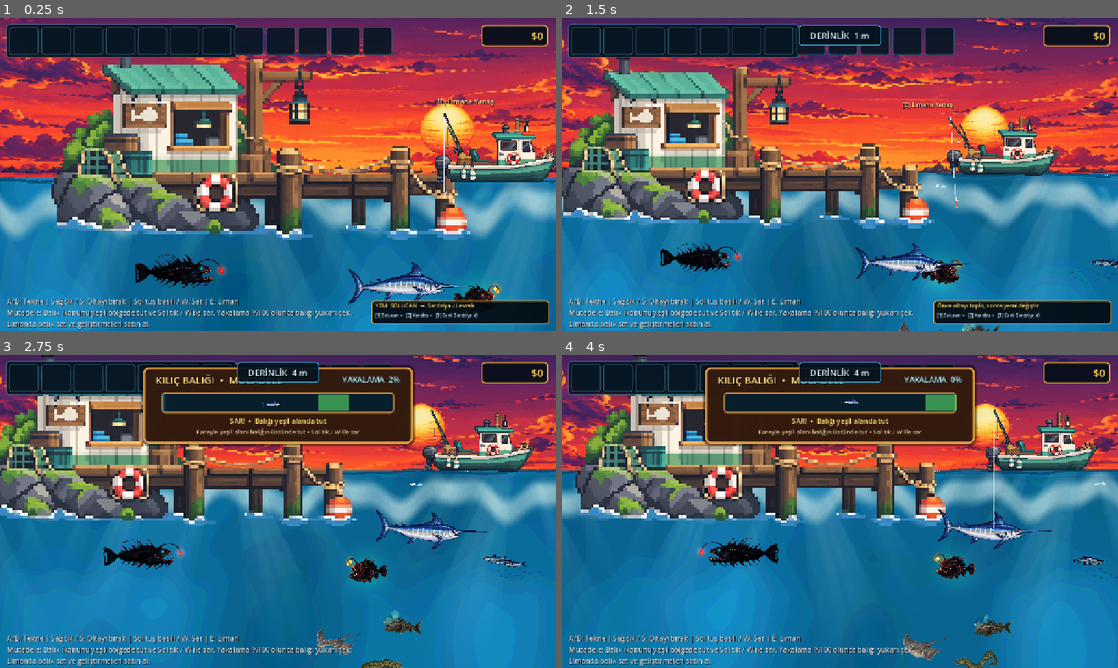
Above: before the commit, frames 1-4 (two rows, left to right).
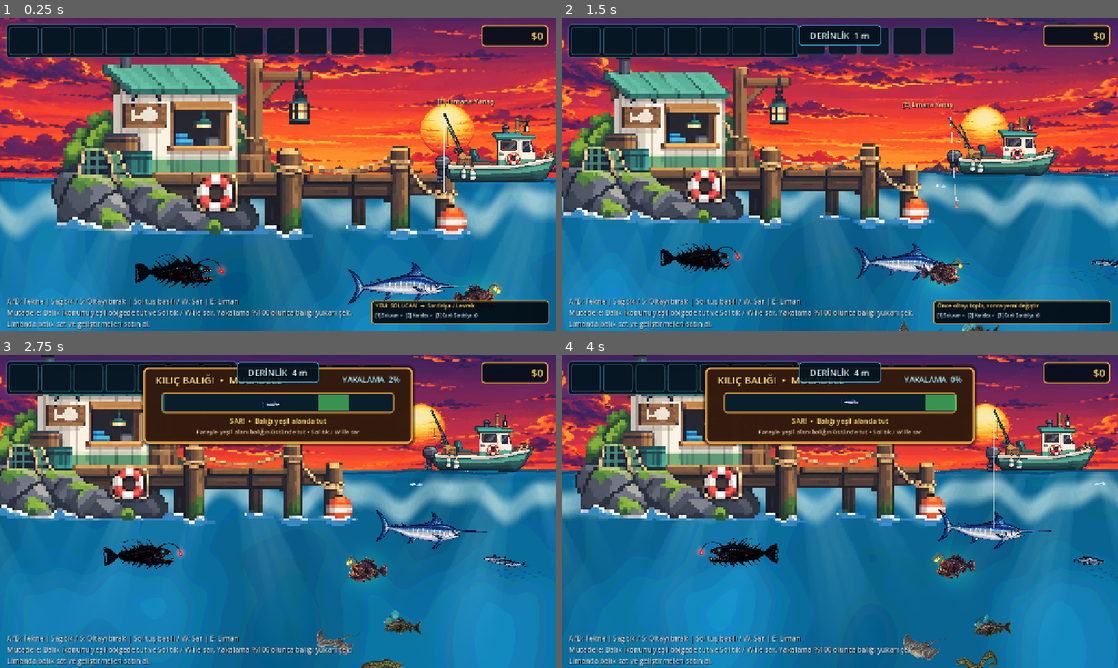
Above: after the commit, the same moments.

Repository: mirackayademir/TinyFisher
Game: Godot game, scene res://scenes/world.tscn
Two runs of this game, one before a commit and one after it. Both use one fixed random seed, a clock stepped at 60 frames per second and the inputs below.
Inputs (mouse positions are in pixels of both pictures, inside the frame that each line leads up to):
- Up to frame 1 (0.25 s): no input
- Up to frame 2 (1.5 s): tap Enter at 0.5 s; move the mouse to (962, 158) at 0.52 s; hold D (move_right) 0.53-1.28 s; tap E (dock) at 0.6 s; click (962, 158) at 0.67 s; move the mouse to (728, 190) at 1.27 s; hold S from 1.28 s (still down); tap 1 at 1.35 s
- Up to frame 3 (2.75 s): move the mouse to (333, 442) at 2.02 s; release S at 2.03 s; hold D (move_right) from 2.03 s (still down); tap 2 at 2.1 s
- Up to frame 4 (4 s): move the mouse to (812, 574) at 2.77 s; release D (move_right) at 2.78 s; hold W 2.78-3.53 s; tap 3 at 2.85 s; click (812, 574) at 2.92 s; move the mouse to (1006, 558) at 3.52 s; hold A (move_left) from 3.53 s (still down); tap E (dock) at 3.6 s

The runs differ from the first frame. In frame 1, 0.2% of the frame differs, in the area x 81-90%, y 84-91%; in frame 2, 0.3%; in frame 3, 0.3%; in frame 4, 0.3%, in the area x 66-75%, y 62-72%.

Commit message:
feat: add articulated anglerfish animation

Diff:
--- a/scenes/fish.gd
+++ b/scenes/fish.gd
@@ -64,6 +64,7 @@
 var rig_sea_devil_mesh: MeshInstance2D
 var rig_shark_mesh: MeshInstance2D
 var rig_shark_gills: Array[Line2D] = []
+var rig_angler_mesh: MeshInstance2D
 var rig_swordfish_mesh: MeshInstance2D
 var rig_swordfish_gills: Array[Line2D] = []
 var rig_sea_glow_1: Polygon2D
@@ -597,7 +598,7 @@
 	var vertical_error: float = behavior_vertical_target - behavior_vertical_offset
 	var motion_pitch: float = deg_to_rad(clampf(vertical_error * 0.045, -4.5, 4.5))
 	var wave_rotation: float = deg_to_rad(wave * swim_wave_angle * 0.34)
-	var exact_art: bool = FishCatalog.is_wave_1_species(fish_type) or fish_type in ["Köpekbalığı", "Kılıç Balığı"]
+	var exact_art: bool = FishCatalog.is_wave_1_species(fish_type) or fish_type in ["Köpekbalığı", "Kılıç Balığı", "Fener Balığı"]
 
 	# Onayli 5 raster balikta resmi bukup karartma: kaynak goruntu birebir kalsin.
 	if exact_art:
@@ -696,6 +697,7 @@
 	rig_sea_devil_mesh = null
 	rig_shark_mesh = null
 	rig_shark_gills.clear()
+	rig_angler_mesh = null
 	rig_swordfish_mesh = null
 	rig_swordfish_gills.clear()
 	rig_sea_glow_1 = null
@@ -706,7 +708,7 @@
 	rig_time = 0.0
 
 	# Wave-1 animasyonlarını tek tek ekliyoruz.
-	if fish_type not in ["Barakuda", "Müren", "Vatoz", "Deniz Şeytanı", "Kalamar", "Köpekbalığı", "Kılıç Balığı"] or fish_sprite.texture == null:
+	if fish_type not in ["Barakuda", "Müren", "Vatoz", "Deniz Şeytanı", "Kalamar", "Köpekbalığı", "Kılıç Balığı", "Fener Balığı"] or fish_sprite.texture == null:
 		return
 
 	rig_texture_size = fish_sprite.texture.get_size()
@@ -718,7 +720,11 @@
 	articulated_rig.z_index = fish_sprite.z_index
 	add_child(articulated_rig)
 
-	if fish_type == "Barakuda":
+	if fish_type == "Fener Balığı":
+		# Fener balığı hızlı yüzmez; ağır gövdeyi küçük kuyruk vuruşları taşır.
+		# Tek parça mesh üzerinde kuyruk, yüzgeçler, çene ve fener ayrı maskelerle hareket eder.
+		rig_angler_mesh = _create_anglerfish_swim_mesh()
+	elif fish_type == "Barakuda":
 		# Barakuda: baş stabil, kuyrukta güçlü itiş.
 		rig_tail = _create_rig_region("TailFin", 0.00, 0.28, 0.25, 1)
 		rig_rear_body = _create_rig_region("RearBody", 0.20, 0.53, 0.49, 2)
@@ -913,6 +919,133 @@
 
 
 
+
+func _create_anglerfish_swim_mesh() -> MeshInstance2D:
+	var mesh_instance := MeshInstance2D.new()
+	mesh_instance.name = "AnglerfishContinuousSwimMesh"
+	mesh_instance.z_index = 4
+	articulated_rig.add_child(mesh_instance)
+
+	# Sık grid, tek raster görseli koparmadan bölgesel deformasyon yapar.
+	# Kaynak görsel sağa bakıyor: UV.x=0 kuyruk, UV.x=1 kafa/fener.
+	var columns: int = 64
+	var rows: int = 12
+	var vertices := PackedVector2Array()
+	var uvs := PackedVector2Array()
+	var indices := PackedInt32Array()
+
+	for y_index in range(rows + 1):
+		var v: float = float(y_index) / float(rows)
+		var local_y: float = (v - 0.5) * rig_texture_size.y
+		for x_index in range(columns + 1):
+			var u: float = float(x_index) / float(columns)
+			var local_x: float = (u - 0.5) * rig_texture_size.x
+			vertices.append(Vector2(local_x, local_y))
+			uvs.append(Vector2(u, v))
+
+	for y_index in range(rows):
+		for x_index in range(columns):
+			var row_width: int = columns + 1
+			var a: int = y_index * row_width + x_index
+			var b: int = a + 1
+			var c_index: int = a + row_width
+			var d: int = c_index + 1
+			indices.append(a)
+			indices.append(c_index)
+			indices.append(b)
+			indices.append(b)
+			indices.append(c_index)
+			indices.append(d)
+
+	var arrays: Array = []
+	arrays.resize(Mesh.ARRAY_MAX)
+	arrays[Mesh.ARRAY_VERTEX] = vertices
+	arrays[Mesh.ARRAY_TEX_UV] = uvs
+	arrays[Mesh.ARRAY_INDEX] = indices
+
+	var mesh := ArrayMesh.new()
+	mesh.add_surface_from_arrays(Mesh.PRIMITIVE_TRIANGLES, arrays)
+	mesh_instance.mesh = mesh
+
+	var shader := Shader.new()
+	shader.code = """
+shader_type canvas_item;
+render_mode unshaded;
+
+uniform sampler2D fish_texture : source_color, filter_nearest;
+uniform float swim_phase = 0.0;
+uniform float tail_amplitude = 5.0;
+uniform float body_amplitude = 1.6;
+uniform float fin_amplitude = 2.2;
+uniform float jaw_open = 1.0;
+uniform float lure_sway = 3.0;
+uniform float lure_bob = 2.0;
+
+void vertex() {
+	float u = UV.x;
+	float v = UV.y;
+
+	// Ağır gövde: hareket kuyruğa doğru büyür, kafa neredeyse sabit kalır.
+	float tail_mask = 1.0 - smoothstep(0.25, 0.47, u);
+	float rear_mask = smoothstep(0.18, 0.34, u) * (1.0 - smoothstep(0.58, 0.73, u));
+	float core_mask = smoothstep(0.38, 0.54, u) * (1.0 - smoothstep(0.72, 0.84, u));
+
+	float tail_wave = sin(swim_phase + u * 6.15);
+	float rear_wave = sin(swim_phase + 0.72 + u * 4.20);
+	float core_wave = sin(swim_phase + 1.12 + u * 2.55);
+
+	VERTEX.y += tail_wave * tail_amplitude * tail_mask;
+	VERTEX.y += rear_wave * body_amplitude * rear_mask;
+	VERTEX.y += core_wave * body_amplitude * 0.36 * core_mask;
+	VERTEX.x += cos(swim_phase * 0.82 + u * 4.0) * tail_amplitude * 0.032 * (tail_mask + rear_mask * 0.45);
+
+	// Pektoral/dorsal yüzgeç bölgeleri gövdeden farklı fazda, kürek çeker gibi çalışır.
+	float mid_x = smoothstep(0.34, 0.48, u) * (1.0 - smoothstep(0.69, 0.82, u));
+	float upper_fin = mid_x * (1.0 - smoothstep(0.18, 0.46, v)) * smoothstep(0.05, 0.18, v);
+	float lower_fin = mid_x * smoothstep(0.55, 0.69, v) * (1.0 - smoothstep(0.91, 0.98, v));
+	float fin_wave_a = sin(swim_phase * 0.63 + 0.55);
+	float fin_wave_b = sin(swim_phase * 0.63 + 2.55);
+	VERTEX.y += upper_fin * fin_wave_a * fin_amplitude;
+	VERTEX.y += lower_fin * fin_wave_b * fin_amplitude;
+	VERTEX.x += (upper_fin - lower_fin) * cos(swim_phase * 0.47) * fin_amplitude * 0.22;
+
+	// Alt çene, nefes ve saldırı sırasında baştan bağımsız aşağı doğru açılır.
+	float jaw_x = smoothstep(0.66, 0.77, u) * (1.0 - smoothstep(0.93, 0.995, u));
+	float jaw_y = smoothstep(0.51, 0.62, v) * (1.0 - smoothstep(0.90, 0.98, v));
+	float jaw_mask = jaw_x * jaw_y;
+	float jaw_arm = clamp((u - 0.66) / 0.28, 0.0, 1.0);
+	VERTEX.y += jaw_mask * jaw_open * jaw_arm;
+
+	// Fener/anten baştan bağımsız gecikmeli sallanır.
+	// Mevcut glow konumu u~0.895, v~0.215 olduğu için maske bu bölgeye odaklanır.
+	float lure_x = smoothstep(0.69, 0.78, u) * (1.0 - smoothstep(0.985, 1.0, u));
+	float lure_y = 1.0 - smoothstep(0.30, 0.44, v);
+	float lure_mask = lure_x * lure_y;
+	float lure_tip = smoothstep(0.78, 0.91, u);
+	VERTEX.x += lure_mask * sin(swim_phase * 0.42 + 0.9) * lure_sway * (0.35 + lure_tip * 0.65);
+	VERTEX.y += lure_mask * sin(swim_phase * 0.58 + 1.8) * lure_bob * (0.45 + lure_tip * 0.55);
+}
+
+void fragment() {
+	vec4 tex = texture(fish_texture, UV);
+	COLOR = tex * COLOR;
+}
+"""
+
+	var material := ShaderMaterial.new()
+	material.shader = shader
+	material.set_shader_parameter("fish_texture", fish_sprite.texture)
+	material.set_shader_parameter("swim_phase", 0.0)
+	material.set_shader_parameter("tail_amplitude", rig_texture_size.y * 0.032)
+	material.set_shader_parameter("body_amplitude", rig_texture_size.y * 0.010)
+	material.set_shader_parameter("fin_amplitude", rig_texture_size.y * 0.018)
+	material.set_shader_parameter("jaw_open", rig_texture_size.y * 0.008)
+	material.set_shader_parameter("lure_sway", rig_texture_size.x * 0.012)
+	material.set_shader_parameter("lure_bob", rig_texture_size.y * 0.022)
+	mesh_instance.material = material
+	return mesh_instance
+
+
 func _create_swordfish_swim_mesh() -> MeshInstance2D:
 	var mesh_instance := MeshInstance2D.new()
 	mesh_instance.name = "SwordfishContinuousSwimMesh"
@@ -1701,6 +1834,8 @@
 		return
 
 	match fish_type:
+		"Fener Balığı":
+			_update_anglerfish_rig(delta, speed_ratio)
 		"Barakuda":
 			_update_barracuda_rig(delta, speed_ratio)
 		"Müren":
@@ -1719,6 +1854,58 @@
 
 
 
+
+func _update_anglerfish_rig(delta: float, speed_ratio: float) -> void:
+	if rig_angler_mesh == null:
+		return
+
+	var speed_factor: float = clampf(speed_ratio, 0.22, 2.35)
+	var normalized_speed: float = clampf((speed_factor - 0.22) / 2.13, 0.0, 1.0)
+	rig_time += delta
+
+	# Fener balığı enerji tasarruflu ve ağır görünür:
+	# kuyruk seyrek vurur, yüzgeçler gövdeyi dengeler, kafa sabit kalır.
+	var phase_rate: float = lerpf(1.55, 2.65, normalized_speed)
+	if was_dashing:
+		phase_rate *= 1.34
+	var phase: float = rig_time * phase_rate + swim_phase
+
+	var breath: float = (sin(rig_time * 0.92 + swim_phase) + 1.0) * 0.5
+	var fin_breath: float = (sin(rig_time * 0.72 + swim_phase + 0.8) + 1.0) * 0.5
+
+	var angler_material: ShaderMaterial = rig_angler_mesh.material as ShaderMaterial
+	if angler_material != null:
+		var tail_amp: float = rig_texture_size.y * lerpf(0.026, 0.048, normalized_speed)
+		var body_amp: float = rig_texture_size.y * lerpf(0.006, 0.013, normalized_speed)
+		var fin_amp: float = rig_texture_size.y * lerpf(0.014, 0.024, fin_breath)
+		var jaw_amount: float = rig_texture_size.y * lerpf(0.004, 0.012, breath)
+		var lure_amount_x: float = rig_texture_size.x * 0.012
+		var lure_amount_y: float = rig_texture_size.y * 0.021
+
+		if was_dashing:
+			# Yeme saldırırken kısa süreli güçlü itiş; fener geriden savrulur, ağız daha çok açılır.
+			tail_amp *= 1.55
+			body_amp *= 1.28
+			fin_amp *= 1.20
+			jaw_amount += rig_texture_size.y * 0.028
+			lure_amount_x *= 1.45
+			lure_amount_y *= 1.34
+
+		angler_material.set_shader_parameter("swim_phase", phase)
+		angler_material.set_shader_parameter("tail_amplitude", tail_amp)
+		angler_material.set_shader_parameter("body_amplitude", body_amp)
+		angler_material.set_shader_parameter("fin_amplitude", fin_amp)
+		angler_material.set_shader_parameter("jaw_open", jaw_amount)
+		angler_material.set_shader_parameter("lure_sway", lure_amount_x)
+		angler_material.set_shader_parameter("lure_bob", lure_amount_y)
+
+	# Tüm gövde su içinde asılı kalır; mikro pitch ve dikey atalet ayrı ritimde.
+	articulated_rig.position.y = sin(rig_time * 0.66 + swim_phase) * 0.72
+	articulated_rig.rotation += sin(rig_time * 0.48 + swim_phase + 0.35) * deg_to_rad(0.18)
+
+	_update_rig_direction()
+
+
 func _update_swordfish_rig(delta: float, speed_ratio: float) -> void:
 	if rig_swordfish_mesh == null:
 		return
@@ -2057,9 +2244,14 @@
 		return
 	var x_sign: float = 1.0 if direction > 0.0 else -1.0
 	var texture_size: Vector2 = fish_sprite.texture.get_size() if fish_sprite.texture != null else Vector2(384.0, 275.0)
+	var lure_sway_x: float = sin(behavior_time * 1.12 + swim_phase) * texture_size.x * 0.012 * base_sprite_scale.x
+	var lure_sway_y: float = sin(behavior_time * 1.46 + swim_phase + 0.72) * texture_size.y * 0.022 * base_sprite_scale.y
+	if was_dashing:
+		lure_sway_x *= 1.45
+		lure_sway_y *= 1.35
 	var lure_position := Vector2(
-		texture_size.x * 0.395 * base_sprite_scale.x * x_sign,
-		-texture_size.y * 0.285 * base_sprite_scale.y
+		texture_size.x * 0.395 * base_sprite_scale.x * x_sign + lure_sway_x * x_sign,
+		-texture_size.y * 0.285 * base_sprite_scale.y + lure_sway_y
 	)
 	angler_glow_outer.position = lure_position
 	angler_glow_inner.position = lure_position
